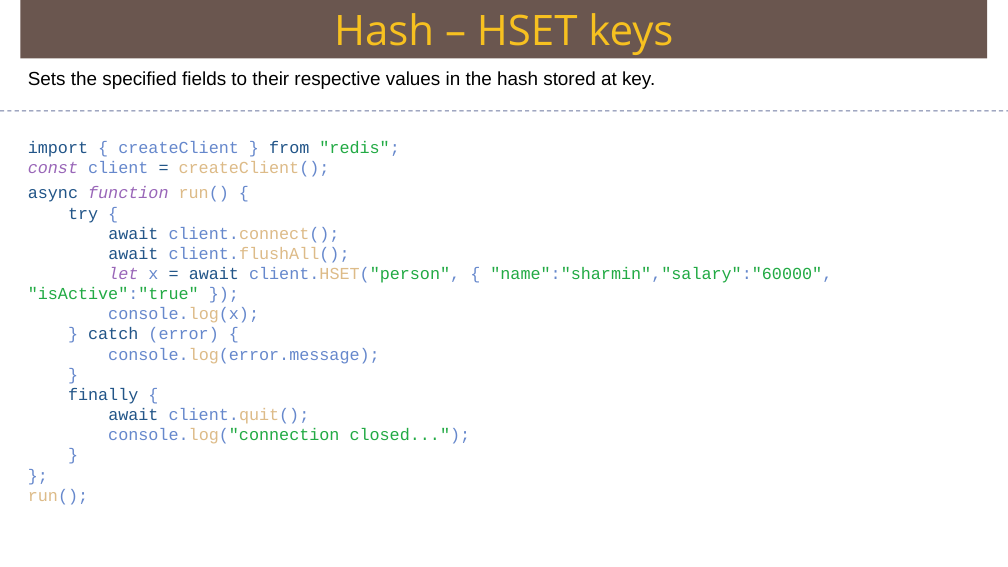
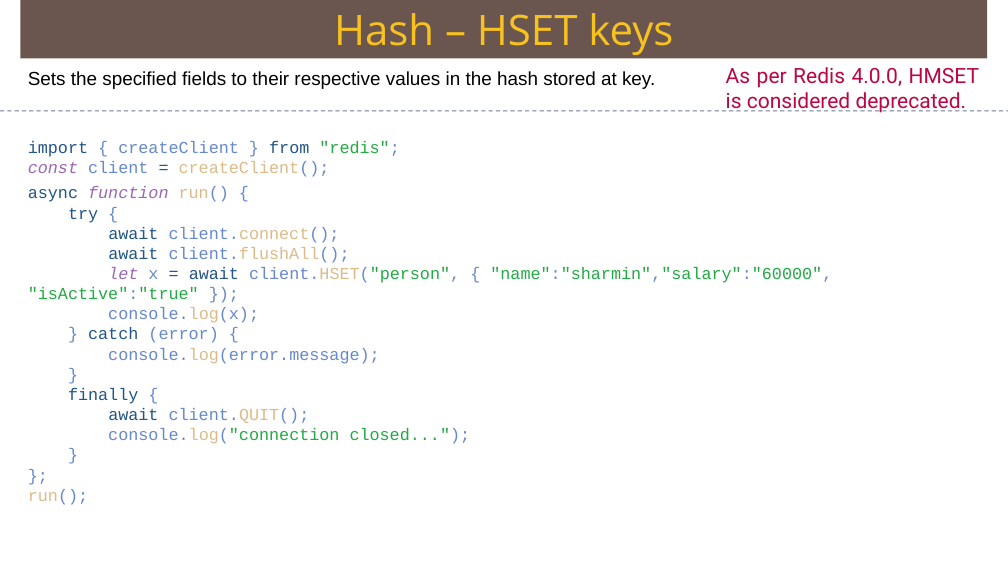
Before and after one commit to Saleel-Bagde/PPT-s, a slide deck: slide 123 of redis Ver2.pptx. Drawn at 1008x567 pixels with LibreOffice and Linux fonts; fonts in the diff are those of the drawing. Boxes give left, top, right and bottom in pixels: in the first picture for what was removed or moved away, otherwise in the second. Text is boxed around its words. In the diff, an @@ line names an element or a change of style, - is before the commit and + after.

```diff
--- a/redis Ver2.pptx
+++ b/redis Ver2.pptx
@@ text added at <box>726,67,980,113</box>, 20 pt, text #BB0643 @@
+As per Redis 4.0.0, HMSET is considered deprecated.
@@ text at <box>108,408,310,424</box>: text changed @@
-await client.quit();
+await client.QUIT();
```
Also in this commit, not shown: 36 other slides changed.
